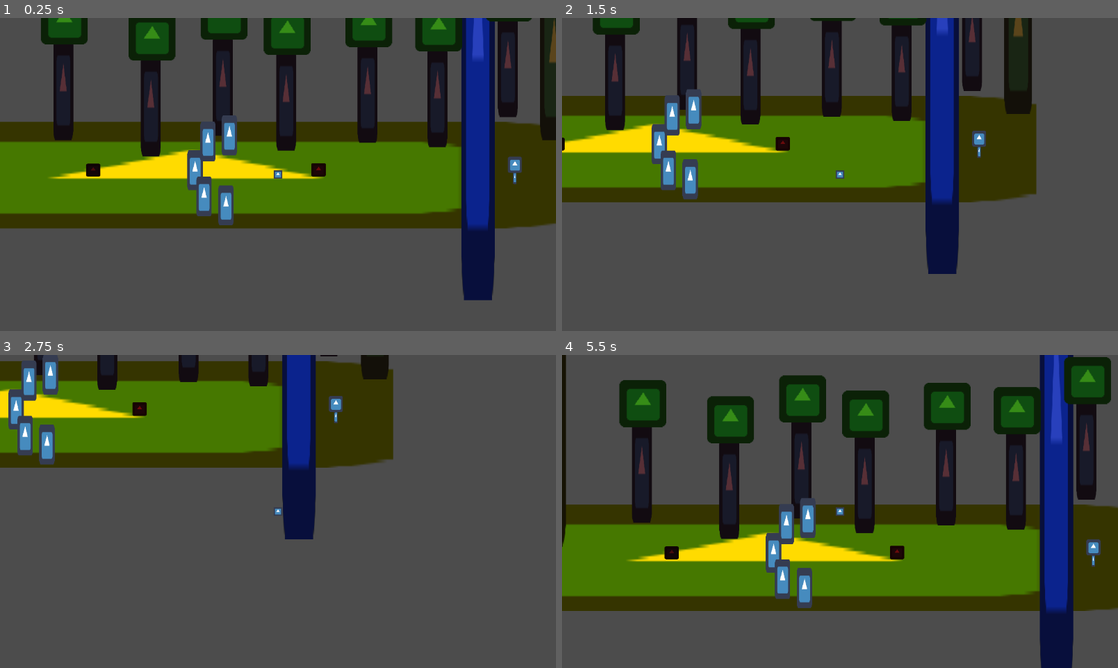
Above: before the commit, frames 1-4 (two rows, left to right).
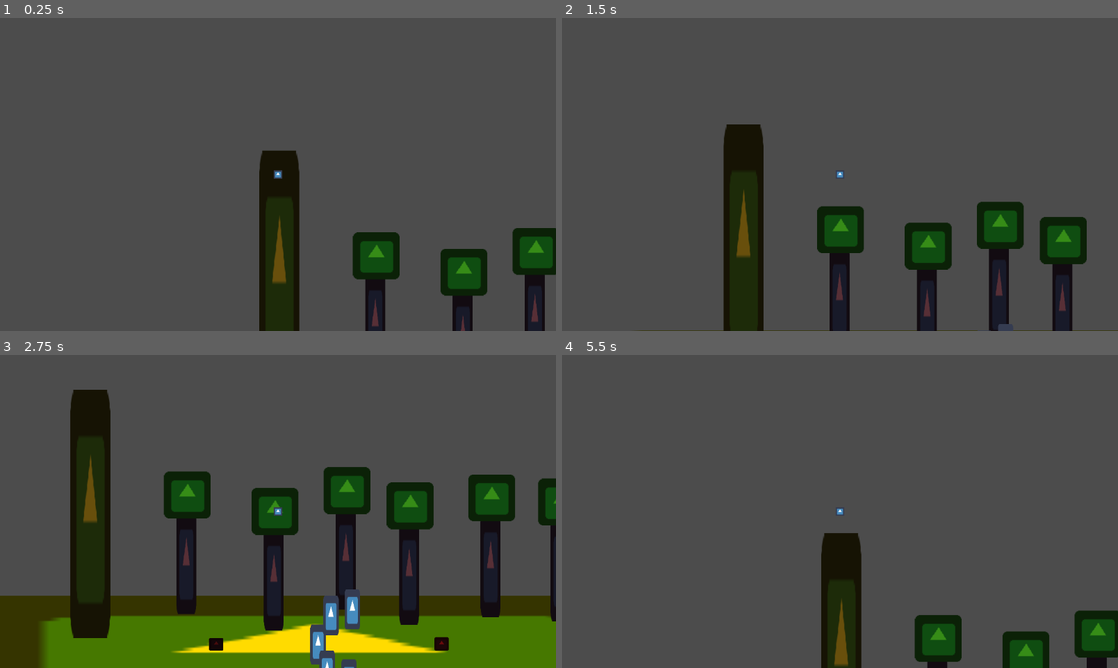
Above: after the commit, the same moments.

Repository: kjanuska/Independent-Study-Game
Game: Godot game, scene res://Scenes/Main.tscn
Same seed, same stepped clock (60 frames per second), same inputs: the game is played once before the commit and once after it. The engine's default icon, where the game draws it, is replaced by a stand-in: a white triangle on a blue panel in a dark square.
Inputs (mouse positions are in pixels of both pictures, inside the frame that each line leads up to):
- Up to frame 1 (0.25 s): no input
- Up to frame 2 (1.5 s): tap Enter at 0.5 s; move the mouse to (962, 158) at 0.52 s; hold D (ui_right) 0.53-1.28 s; hold E (Interact) 0.53-1.28 s; move the mouse to (728, 190) at 1.27 s; hold S (ui_down) from 1.28 s (still down); click (728, 190) at 1.35 s
- Up to frame 3 (2.75 s): move the mouse to (333, 442) at 2.02 s; release S (ui_down) at 2.03 s; hold D (ui_right) from 2.03 s (still down); hold Right mouse button (shoot) from 2.03 s (still down)
- Up to frame 4 (5.5 s): move the mouse to (812, 574) at 2.77 s; release D (ui_right) at 2.78 s; release Right mouse button (shoot) at 2.78 s; hold W (ui_up) 2.78-3.53 s; tap Space (space) at 2.85 s; move the mouse to (1006, 558) at 3.52 s; hold E (Interact) 3.53-4.28 s; hold A (ui_left) 3.53-5.03 s; move the mouse to (673, 464) at 4.27 s; click (673, 464) at 4.35 s; move the mouse to (867, 511) at 5.02 s; hold S (ui_down) from 5.03 s (still down); hold Right mouse button (shoot) from 5.03 s (still down)

The runs differ from the first frame. In frame 1, 56% of the frame differs, in the area x 0-100%, y 0-100%; in frame 2, 48%; in frame 3, 61%; in frame 4, 57%.

Commit message:
moved spawn location

Diff:
--- a/Scenes/Main.tscn
+++ b/Scenes/Main.tscn
@@ -46,6 +46,9 @@
 z_index = -5
 texture = ExtResource( 1 )
 offset = Vector2( 14.0098, 4.74544 )
+__meta__ = {
+"_edit_lock_": true
+}
 
 [node name="River" parent="." instance=ExtResource( 4 )]
 position = Vector2( 1466.1, -81.3826 )
@@ -96,7 +99,7 @@
 position = Vector2( 1527.12, -162.439 )
 
 [node name="SpawnLocation" parent="." instance=ExtResource( 7 )]
-position = Vector2( 1005.68, 221.954 )
+position = Vector2( 287.458, -318.473 )
 
 [node name="Target" parent="." instance=ExtResource( 8 )]
 position = Vector2( 1550.86, 202.004 )
@@ -104,5 +107,4 @@
 [node name="Log" parent="." instance=ExtResource( 9 )]
 position = Vector2( 1641, 105.806 )
 
-
 [editable path="Pickup Gun"]
